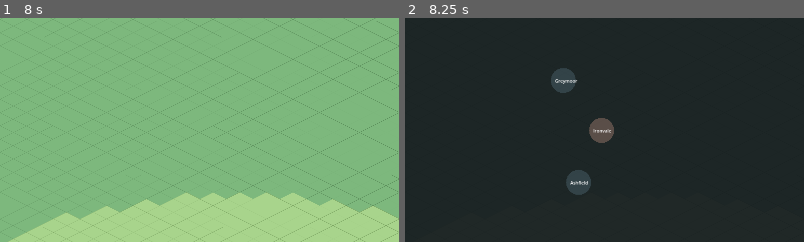
Above: before the commit, frames 1-2 (left to right).
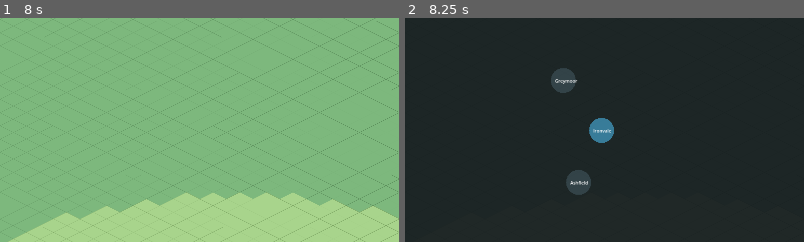
Above: after the commit, the same moments.

Repository: brotherphilip/sovereigns-reach
Game: Godot game, scene res://view/cityview/CityViewScene.tscn
The game is run twice, just before and just after one commit, with the same random seed, the same clock (stepped at 60 frames per second) and the same inputs. This scene is started directly instead of the project's main scene.
Inputs:
- Up to frame 1 (8 s): click "−" at 0.5 s; click "+" at 1.25 s; click "−" at 2 s; click "+" at 2.75 s; click "−" at 3.5 s; click "+" at 4.25 s; click "❚❚" at 5 s; click "▶ 1×" at 5.75 s; click "▶▶ 2×" at 6.5 s; click "▶▶▶ 5×" at 7.25 s
- Up to frame 2 (8.25 s): click "⊞ Macro [Tab]" at 8 s
The pictures show only the part of the screen within x 0-50%, y 24-74%; the shares and areas given below are measured in that part.

Frame 1 is identical in both runs. In frame 2, 0.5% of the frame differs, in the area x 46-53%, y 44-56%.

Commit message:
fix #081: player shire rendered as BanditKing brown on macro map
GameState.gd stamps owner_is_player true/false whenever shire ownership
changes. MacroViewController.get_shire_color() short-circuits to the
player color palette when owner_is_player is set, preventing the
0-indexed ID collision with BanditKing (also id 0).

Co-Authored-By: Claude Sonnet 4.6 <noreply@anthropic.com>

Diff:
--- a/simulation/core/GameState.gd
+++ b/simulation/core/GameState.gd
@@ -127,6 +127,7 @@
 	for shire in world.get("shires", []):
 		if shire is Dictionary and shire.get("id", -1) == best_id:
 			shire["owner_id"] = player_id
+			shire["owner_is_player"] = true
 			break
 
 func _make_player(player_id: int, player_name: String, start_x: int, start_y: int) -> Dictionary:
@@ -514,6 +515,7 @@
 								if shire.get("id", -1) == captured_id:
 									var old_owner: int = shire.get("owner_id", -1)
 									shire["owner_id"] = faction.get("id", -1)
+									shire["owner_is_player"] = false
 									EventBus.shire_ownership_changed.emit(captured_id, old_owner, faction.get("id", -1))
 									break
 						# Siege damage: deal 150 HP to the village hall (defeat = 3-4 sieges)
--- a/view/macro/MacroViewController.gd
+++ b/view/macro/MacroViewController.gd
@@ -40,7 +40,7 @@
 			"id": shire.get("id", -1),
 			"owner_id": owner,
 			"capital_level": shire.get("capital_level", 0),
-			"color": get_shire_color(owner, players, ai_factions),
+			"color": get_shire_color(owner, players, ai_factions, shire.get("owner_is_player", false)),
 			"name": shire.get("name", "Shire"),
 			"capital_x": shire.get("capital_x", 0),
 			"capital_y": shire.get("capital_y", 0),
@@ -48,15 +48,16 @@
 	return result
 
 # Returns the hex color string for a shire owned by `owner_id`.
-static func get_shire_color(owner_id: int, players: Array, ai_factions: Array) -> String:
+static func get_shire_color(owner_id: int, players: Array, ai_factions: Array,
+		owner_is_player: bool = false) -> String:
 	if owner_id < 0:
 		return NEUTRAL_COLOR
-	# AI faction IDs start at 0 (same namespace as player IDs) — check factions first.
+	if owner_is_player:
+		return SHIRE_COLORS[owner_id] if owner_id < SHIRE_COLORS.size() else NEUTRAL_COLOR
 	for fac in ai_factions:
 		if fac is Dictionary and fac.get("id", -1) == owner_id:
 			return AI_COLORS.get(fac.get("archetype", ""), NEUTRAL_COLOR)
-	# Not an AI faction — treat as player id.
-	return SHIRE_COLORS[owner_id] if owner_id < SHIRE_COLORS.size() else NEUTRAL_COLOR
+	return NEUTRAL_COLOR
 
 # ── Army banners ──────────────────────────────────────────────────────────────
 
Not shown, changed: CHANGELOG.md
Not shown, changed: issue log.md
Not shown, changed: loop state.md
